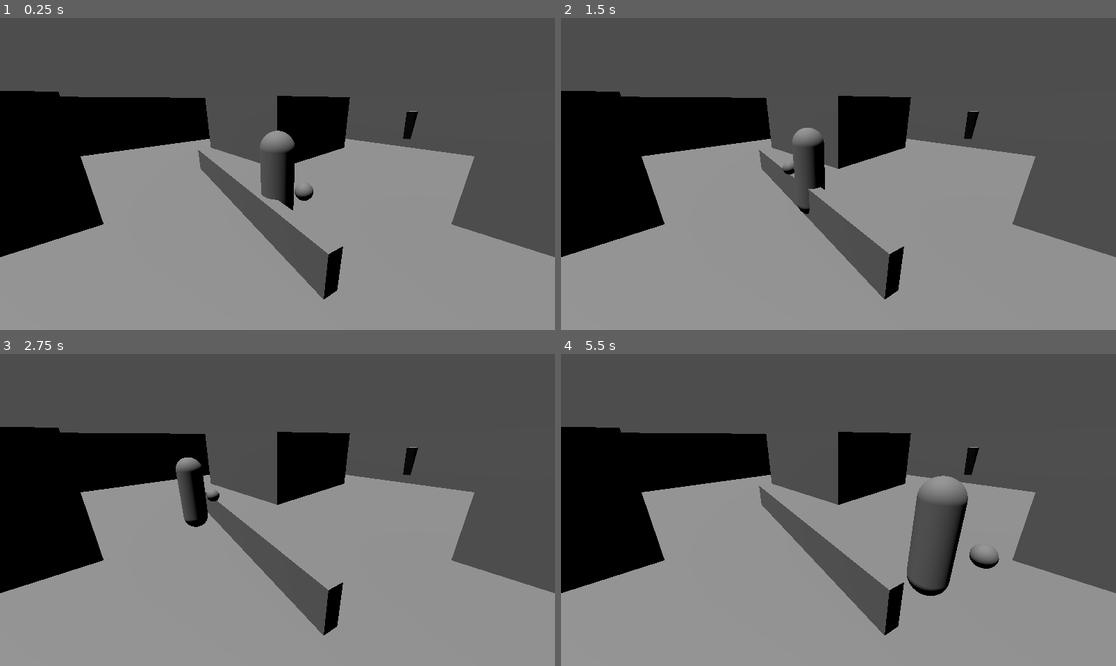
Above: before the commit, frames 1-4 (two rows, left to right).
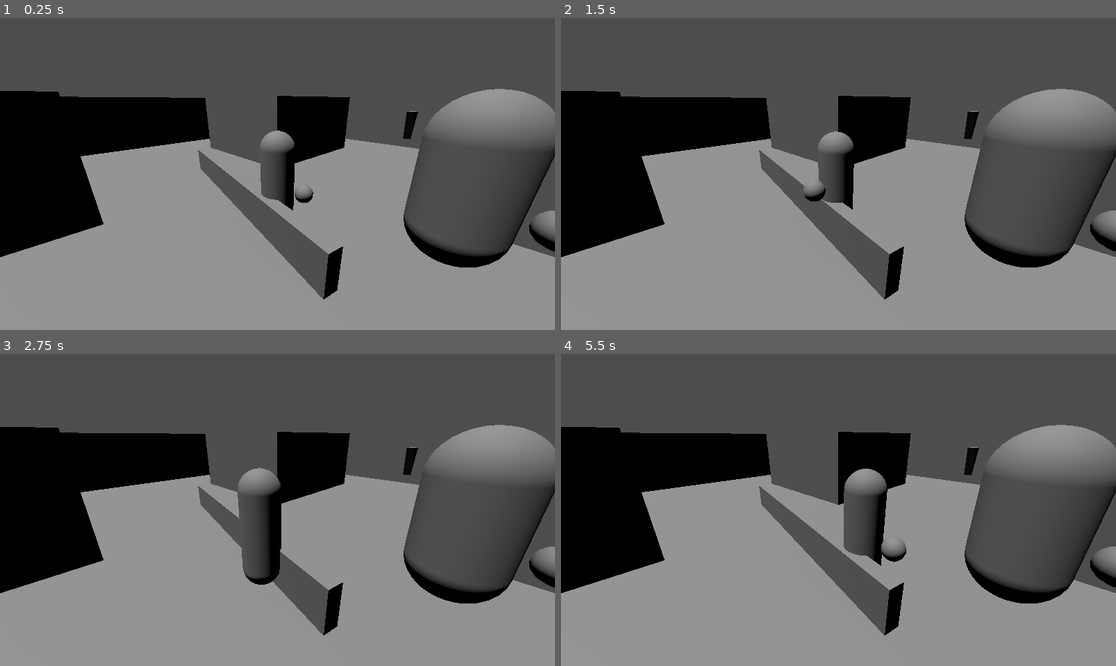
Above: after the commit, the same moments.

Repository: JohnGabrielUK/CallsignHangman
Game: Godot game, scene res://scenes/game.tscn
Same seed, same stepped clock (60 frames per second), same inputs: the game is played once before the commit and once after it. The project has no main scene, so this scene is started directly.
Inputs:
- Up to frame 1 (0.25 s): no input
- Up to frame 2 (1.5 s): hold Right (right) 0.53-1.28 s; tap Space (attack) at 0.6 s; tap Tab (draw_weapon) at 0.8, 1.35 s; hold Down (down) from 1.28 s (still down)
- Up to frame 3 (2.75 s): tap Z (harvest) at 1.55, 2.1 s; release Down (down) at 2.03 s; hold Right (right) from 2.03 s (still down); tap Space (attack) at 2.3 s
- Up to frame 4 (5.5 s): release Right (right) at 2.78 s; hold Up (up) 2.78-3.53 s; tap Space (attack) at 2.85, 4.55 s; tap Tab (draw_weapon) at 3.05, 3.6, 5.3 s; hold Left (left) 3.53-5.03 s; tap Z (harvest) at 3.8, 4.35 s; hold Down (down) from 5.03 s (still down); tap E (interact) at 5.1 s

The runs differ from the first frame. In frame 1, 7.8% of the frame differs, in the area x 53-100%, y 22-80%; in frame 2, 9.7%; in frame 3, 11%; in frame 4, 13%, in the area x 50-100%, y 22-80%.

Commit message:
Implement player drawing weapon, ripping arm

Diff:
--- a/game/objects/player.gd
+++ b/game/objects/player.gd
@@ -3,18 +3,29 @@
 
 const TURN_SPEED : float = 4.0
 const MOVE_SPEED : float = 3.0
+const TURN_WITH_WEAPON_SPEED : float = 2.0
+const MOVE_WITH_WEAPON_SPEED : float = 2.0
 const INTERACT_DISTANCE : float = 2.0
 
-enum State {NORMAL, WEAPON_DRAWN}
-enum Arm {NONE}
+enum State {NORMAL, DRAWING_WEAPON, WEAPON_DRAWN, HOLSTERING_WEAPON, SHOOTING, KNIFE_ATTACK, RIPPING, HIT, DYING, DEAD}
+
+@onready var anim_player : AnimationPlayer = $AnimationPlayer
 
 @onready var current_state : int = State.NORMAL
-@onready var current_arm : int = Arm.NONE
+@onready var current_arm : int = Constants.ArmType.NONE
 
 func try_to_interact() -> void:
 	for candidate in get_tree().get_nodes_in_group("interactable"):
 		if candidate.global_position.distance_to(global_position) < INTERACT_DISTANCE:
 			candidate.interact(self)
+
+func try_to_harvest() -> void:
+	for candidate in get_tree().get_nodes_in_group("rippable"):
+		if candidate.can_be_ripped() and candidate.global_position.distance_to(global_position) < INTERACT_DISTANCE:
+			candidate.ripped(self)
+			current_arm = candidate.get_arm_type()
+			current_state = State.RIPPING
+			anim_player.play("rip_arm")
 
 func _physics_process_normal(delta : float) -> void:
 	var turn_amount : float = Input.get_axis("left", "right")
@@ -23,9 +34,55 @@
 	var move_amount : float = Input.get_axis("up", "down")
 	if move_amount != 0.0:
 		move_and_collide(-Vector3.FORWARD.rotated(Vector3.UP, rotation.y) * MOVE_SPEED * delta)
+		if anim_player.current_animation != "run":
+			anim_player.play("run", 0.25)
+	elif anim_player.current_animation != "idle":
+		anim_player.play("idle", 0.25)
 	if Input.is_action_just_pressed("interact"):
 		try_to_interact()
+	elif Input.is_action_just_pressed("harvest"):
+		try_to_harvest()
+	elif Input.is_action_just_pressed("draw_weapon"):
+		anim_player.play("draw_weapon")
+		current_state = State.DRAWING_WEAPON
+
+func _physics_process_weapon_drawn(delta : float) -> void:
+	var turn_amount : float = Input.get_axis("left", "right")
+	if turn_amount != 0.0:
+		rotate_y(-turn_amount * TURN_WITH_WEAPON_SPEED * delta)
+	var move_amount : float = Input.get_axis("up", "down")
+	if move_amount != 0.0:
+		move_and_collide(-Vector3.FORWARD.rotated(Vector3.UP, rotation.y) * MOVE_WITH_WEAPON_SPEED * delta)
+		if anim_player.current_animation != "run_with_weapon":
+			anim_player.play("run_with_weapon", 0.25)
+	elif anim_player.current_animation != "idle_with_weapon":
+		anim_player.play("idle_with_weapon", 0.25)
+	if Input.is_action_just_pressed("draw_weapon"):
+		anim_player.play("holster_weapon")
+		current_state = State.HOLSTERING_WEAPON
+	elif Input.is_action_just_pressed("attack"):
+		anim_player.play("shoot")
+		current_state = State.SHOOTING
+
 
 func _physics_process(delta : float) -> void:
 	match current_state:
 		State.NORMAL: _physics_process_normal(delta)
+		State.WEAPON_DRAWN: _physics_process_weapon_drawn(delta)
+
+func _ready() -> void:
+	anim_player.play("idle")
+
+func _on_animation_player_animation_finished(anim_name : String) -> void:
+	match anim_name:
+		"rip_arm":
+			current_state = State.NORMAL
+		"draw_weapon":
+			anim_player.play("idle_with_weapon")
+			current_state = State.WEAPON_DRAWN
+		"holster_weapon":
+			anim_player.play("idle")
+			current_state = State.NORMAL
+		"shoot":
+			anim_player.play("idle_with_weapon")
+			current_state = State.WEAPON_DRAWN
--- a/game/objects/player.tscn
+++ b/game/objects/player.tscn
@@ -15,6 +15,125 @@
 radial_segments = 16
 rings = 8
 
+[sub_resource type="Animation" id="Animation_lj3mr"]
+resource_name = "rip_arm"
+length = 1.5
+tracks/0/type = "rotation_3d"
+tracks/0/imported = false
+tracks/0/enabled = true
+tracks/0/path = NodePath("Body")
+tracks/0/interp = 1
+tracks/0/loop_wrap = true
+tracks/0/keys = PackedFloat32Array(0, 1, 0, 0, 0, 1, 1.5, 1, 1, 0, 0, -4.37114e-08)
+
+[sub_resource type="Animation" id="Animation_a1ime"]
+resource_name = "idle"
+length = 2.0
+loop_mode = 1
+step = 0.5
+tracks/0/type = "position_3d"
+tracks/0/imported = false
+tracks/0/enabled = true
+tracks/0/path = NodePath("Hand")
+tracks/0/interp = 1
+tracks/0/loop_wrap = true
+tracks/0/keys = PackedFloat32Array(0, 1, 0, 0.75, 0.5, 1, 1, 0, 0.6, 0.5, 2, 1, 0, 0.75, 0.5)
+
+[sub_resource type="Animation" id="Animation_pw7sh"]
+resource_name = "draw_weapon"
+length = 0.5
+tracks/0/type = "position_3d"
+tracks/0/imported = false
+tracks/0/enabled = true
+tracks/0/path = NodePath("Hand")
+tracks/0/interp = 1
+tracks/0/loop_wrap = true
+tracks/0/keys = PackedFloat32Array(0, 1, 0, 0.75, 0.5, 0.5, 1, 0, 1, 0.75)
+
+[sub_resource type="Animation" id="Animation_x54gn"]
+resource_name = "run"
+loop_mode = 1
+step = 0.25
+tracks/0/type = "position_3d"
+tracks/0/imported = false
+tracks/0/enabled = true
+tracks/0/path = NodePath("Hand")
+tracks/0/interp = 1
+tracks/0/loop_wrap = true
+tracks/0/keys = PackedFloat32Array(0, 1, 0.25, 0.5, 0.35, 0.5, 1, -0.25, 0.5, 0.35, 1, 1, 0.25, 0.5, 0.35)
+tracks/1/type = "position_3d"
+tracks/1/imported = false
+tracks/1/enabled = true
+tracks/1/path = NodePath("Body")
+tracks/1/interp = 1
+tracks/1/loop_wrap = true
+tracks/1/keys = PackedFloat32Array(0, 1, 0, 0.75, 0, 0.5, 1, 0, 0.85, 0, 1, 1, 0, 0.75, 0)
+
+[sub_resource type="Animation" id="Animation_4f8ui"]
+resource_name = "holster_weapon"
+length = 0.5
+tracks/0/type = "position_3d"
+tracks/0/imported = false
+tracks/0/enabled = true
+tracks/0/path = NodePath("Hand")
+tracks/0/interp = 1
+tracks/0/loop_wrap = true
+tracks/0/keys = PackedFloat32Array(0, 1, 0, 1, 0.75, 0.5, 1, 0, 0.75, 0.5)
+
+[sub_resource type="Animation" id="Animation_3jc72"]
+resource_name = "run_with_weapon"
+loop_mode = 1
+step = 0.25
+tracks/0/type = "position_3d"
+tracks/0/imported = false
+tracks/0/enabled = true
+tracks/0/path = NodePath("Hand")
+tracks/0/interp = 1
+tracks/0/loop_wrap = true
+tracks/0/keys = PackedFloat32Array(0, 1, 0.25, 0.75, 0.85, 0.5, 1, -0.25, 0.75, 0.85, 1, 1, 0.25, 0.75, 0.85)
+tracks/1/type = "position_3d"
+tracks/1/imported = false
+tracks/1/enabled = true
+tracks/1/path = NodePath("Body")
+tracks/1/interp = 1
+tracks/1/loop_wrap = true
+tracks/1/keys = PackedFloat32Array(0, 1, 0, 0.75, 0, 0.5, 1, 0, 0.85, 0, 1, 1, 0, 0.75, 0)
+
+[sub_resource type="Animation" id="Animation_dc414"]
+resource_name = "idle_with_weapon"
+loop_mode = 1
+tracks/0/type = "position_3d"
+tracks/0/imported = false
+tracks/0/enabled = true
+tracks/0/path = NodePath("Hand")
+tracks/0/interp = 1
+tracks/0/loop_wrap = true
+tracks/0/keys = PackedFloat32Array(0, 1, 0, 1, 0.75, 0.5, 1, 0, 0.9, 0.65, 1, 1, 0, 1, 0.75)
+
+[sub_resource type="Animation" id="Animation_p5y7k"]
+resource_name = "shoot"
+length = 0.25
+step = 0.05
+tracks/0/type = "position_3d"
+tracks/0/imported = false
+tracks/0/enabled = true
+tracks/0/path = NodePath("Hand")
+tracks/0/interp = 1
+tracks/0/loop_wrap = true
+tracks/0/keys = PackedFloat32Array(0, 1, 0, 1, 0.75, 0.02, 1, 0, 1.1, 0.75, 0.25, 1, 0, 1, 0.75)
+
+[sub_resource type="AnimationLibrary" id="AnimationLibrary_6sjk1"]
+_data = {
+"draw_weapon": SubResource("Animation_pw7sh"),
+"holster_weapon": SubResource("Animation_4f8ui"),
+"idle": SubResource("Animation_a1ime"),
+"idle_with_weapon": SubResource("Animation_dc414"),
+"rip_arm": SubResource("Animation_lj3mr"),
+"run": SubResource("Animation_x54gn"),
+"run_with_weapon": SubResource("Animation_3jc72"),
+"shoot": SubResource("Animation_p5y7k")
+}
+
 [node name="Player" type="CharacterBody3D"]
 script = ExtResource("1_sptsi")
 
@@ -22,10 +141,18 @@
 transform = Transform3D(1, 0, 0, 0, 1, 0, 0, 0, 1, 0, 0.75, 0)
 shape = SubResource("CylinderShape3D_5mvcf")
 
-[node name="MeshInstance3D" type="MeshInstance3D" parent="."]
+[node name="Body" type="MeshInstance3D" parent="."]
 transform = Transform3D(1, 0, 0, 0, 1, 0, 0, 0, 1, 0, 0.75, 0)
 mesh = SubResource("CapsuleMesh_jxtfc")
 
-[node name="MeshInstance3D2" type="MeshInstance3D" parent="."]
-transform = Transform3D(1, 0, 0, 0, 1, 0, 0, 0, 1, 0, 0.75, 0.5)
+[node name="Hand" type="MeshInstance3D" parent="."]
+transform = Transform3D(1, 0, 0, 0, 1, 0, 0, 0, 1, 0, 1, 0.75)
 mesh = SubResource("SphereMesh_dvgje")
+
+[node name="AnimationPlayer" type="AnimationPlayer" parent="."]
+libraries = {
+"": SubResource("AnimationLibrary_6sjk1")
+}
+blend_times = [&"idle_with_weapon", &"idle_with_weapon", 0.25, &"idle_with_weapon", &"run", 0.25, &"idle_with_weapon", &"run_with_weapon", 0.25, &"idle_with_weapon", &"idle", 0.25, &"run", &"run", 0.25, &"run", &"run_with_weapon", 0.25, &"run", &"idle", 0.25]
+
+[connection signal="animation_finished" from="AnimationPlayer" to="." method="_on_animation_player_animation_finished"]
--- a/game/objects/spitslash.gd
+++ b/game/objects/spitslash.gd
@@ -9,11 +9,20 @@
 
 enum State {PATROLLING, CHASING_PLAYER, CHASING_SCIENTIST, SPITTING, SLASHING, HARVESTING, HURT, STUNNED, LOSING_ARM, DYING, DEAD}
 
+@onready var anim_player : AnimationPlayer = $AnimationPlayer
+
 @onready var current_state : int = State.PATROLLING
 var target : Node3D
 var last_seen_position : Vector3
 var interest : float = MAX_INTEREST
 var attack_cooldown : float = MAX_COOLDOWN
+
+func get_arm_type() -> int:
+	return Constants.ArmType.HEAVY
+
+func can_be_ripped() -> bool:
+	return true
+	#return current_state == State.STUNNED
 
 func get_player_if_seen() -> Node3D:
 	return null
@@ -29,6 +38,10 @@
 
 func spit() -> void:
 	pass
+
+func ripped(by_whom : Node3D) -> void:
+	current_state = State.LOSING_ARM
+	anim_player.play("ripped")
 
 func _physics_process_patrolling(delta : float) -> void:
 	var player : Node3D = get_player_if_seen()
@@ -66,3 +79,8 @@
 		if interest <= 0.0:
 			target = null
 			current_state = State.PATROLLING
+
+func _on_animation_player_animation_finished(anim_name : String) -> void:
+	match anim_player:
+		"ripped":
+			current_state = State.DEAD
--- a/game/objects/spitslash.tscn
+++ b/game/objects/spitslash.tscn
@@ -13,7 +13,31 @@
 radial_segments = 16
 rings = 8
 
+[sub_resource type="Animation" id="Animation_5elv2"]
+resource_name = "ripped"
+length = 2.5
+tracks/0/type = "position_3d"
+tracks/0/imported = false
+tracks/0/enabled = true
+tracks/0/path = NodePath("MeshInstance3D")
+tracks/0/interp = 1
+tracks/0/loop_wrap = true
+tracks/0/keys = PackedFloat32Array(0, 1, 0, 1, 0, 1, 1, 0, 1.93333, 0, 1.5, 1, 0, 2, 0, 2, 1, 0, 0.25, 0)
+tracks/1/type = "rotation_3d"
+tracks/1/imported = false
+tracks/1/enabled = true
+tracks/1/path = NodePath("MeshInstance3D")
+tracks/1/interp = 1
+tracks/1/loop_wrap = true
+tracks/1/keys = PackedFloat32Array(0, 1, 0, 0, 0, 1, 1, 1, 0.669131, 0, 0, 0.743145, 1.5, 1, 0.707107, 0, 0, 0.707107)
+
+[sub_resource type="AnimationLibrary" id="AnimationLibrary_andlx"]
+_data = {
+"ripped": SubResource("Animation_5elv2")
+}
+
 [node name="Spitslash" type="CharacterBody3D" groups=["rippable"]]
+visible = false
 script = ExtResource("1_ysgay")
 
 [node name="CollisionShape3D" type="CollisionShape3D" parent="."]
@@ -27,3 +51,10 @@
 [node name="MeshInstance3D2" type="MeshInstance3D" parent="."]
 transform = Transform3D(1, 0, 0, 0, 1, 0, 0, 0, 1, 0, 0.75, 0.75)
 mesh = SubResource("SphereMesh_dvgje")
+
+[node name="AnimationPlayer" type="AnimationPlayer" parent="."]
+libraries = {
+"": SubResource("AnimationLibrary_andlx")
+}
+
+[connection signal="animation_finished" from="AnimationPlayer" to="." method="_on_animation_player_animation_finished"]
--- a/game/project.godot
+++ b/game/project.godot
@@ -13,6 +13,10 @@
 config/name="GWJ62"
 config/features=PackedStringArray("4.1", "Forward Plus")
 config/icon="res://icon.svg"
+
+[autoload]
+
+Constants="*res://scripts/constants.gd"
 
 [input]
 
--- a/game/scenes/game.tscn
+++ b/game/scenes/game.tscn
@@ -1,8 +1,9 @@
-[gd_scene load_steps=9 format=3 uid="uid://c0w0dwk2kt8ui"]
+[gd_scene load_steps=10 format=3 uid="uid://c0w0dwk2kt8ui"]
 
 [ext_resource type="PackedScene" uid="uid://t6dpi31d2sex" path="res://objects/player.tscn" id="1_ytbug"]
 [ext_resource type="PackedScene" uid="uid://dcrwutnx4ie42" path="res://objects/scientist.tscn" id="2_gy11l"]
 [ext_resource type="PackedScene" uid="uid://c6v7umskfu1nu" path="res://objects/test_environment.tscn" id="2_tkfk2"]
+[ext_resource type="PackedScene" uid="uid://cdyuudhi3uony" path="res://objects/spitslash.tscn" id="3_uysb2"]
 [ext_resource type="PackedScene" uid="uid://bw5rrpk6hrhtj" path="res://objects/rescue_zone.tscn" id="4_0ni5i"]
 [ext_resource type="PackedScene" uid="uid://b7qd64alhfsdp" path="res://objects/scenario_controller.tscn" id="4_yfld4"]
 [ext_resource type="Script" path="res://objects/scenario_controller.gd" id="5_n211s"]
@@ -21,6 +22,10 @@
 [node name="Scientist" parent="." instance=ExtResource("2_gy11l")]
 transform = Transform3D(1, 0, 0, 0, 1, 0, 0, 0, 1, -7, 0, 0)
 
+[node name="Spitslash" parent="." instance=ExtResource("3_uysb2")]
+transform = Transform3D(1, 0, 0, 0, 1, 0, 0, 0, 1, 1, 0, 2)
+visible = true
+
 [node name="Map" type="NavigationRegion3D" parent="."]
 navigation_mesh = SubResource("NavigationMesh_x8dff")
 
--- /dev/null
+++ b/game/scripts/constants.gd
@@ -0,0 +1,3 @@
+extends Node
+
+enum ArmType {NONE, HUMAN, GRABBER, HEAVY}
Not shown: 1 places in game/objects/player.tscn that only renumber resources
Not shown: 1 places in game/objects/spitslash.tscn that only renumber resources
